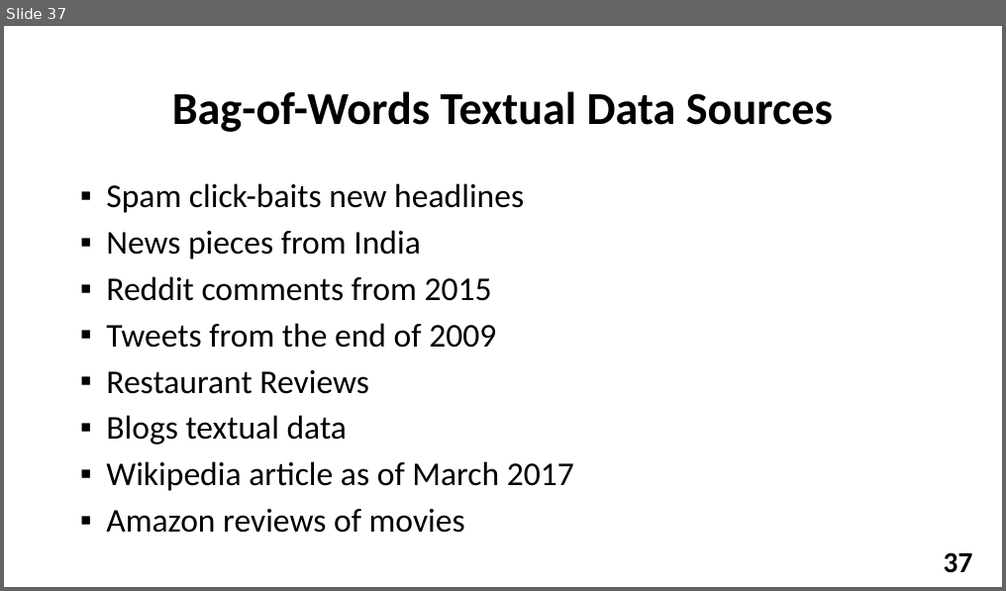
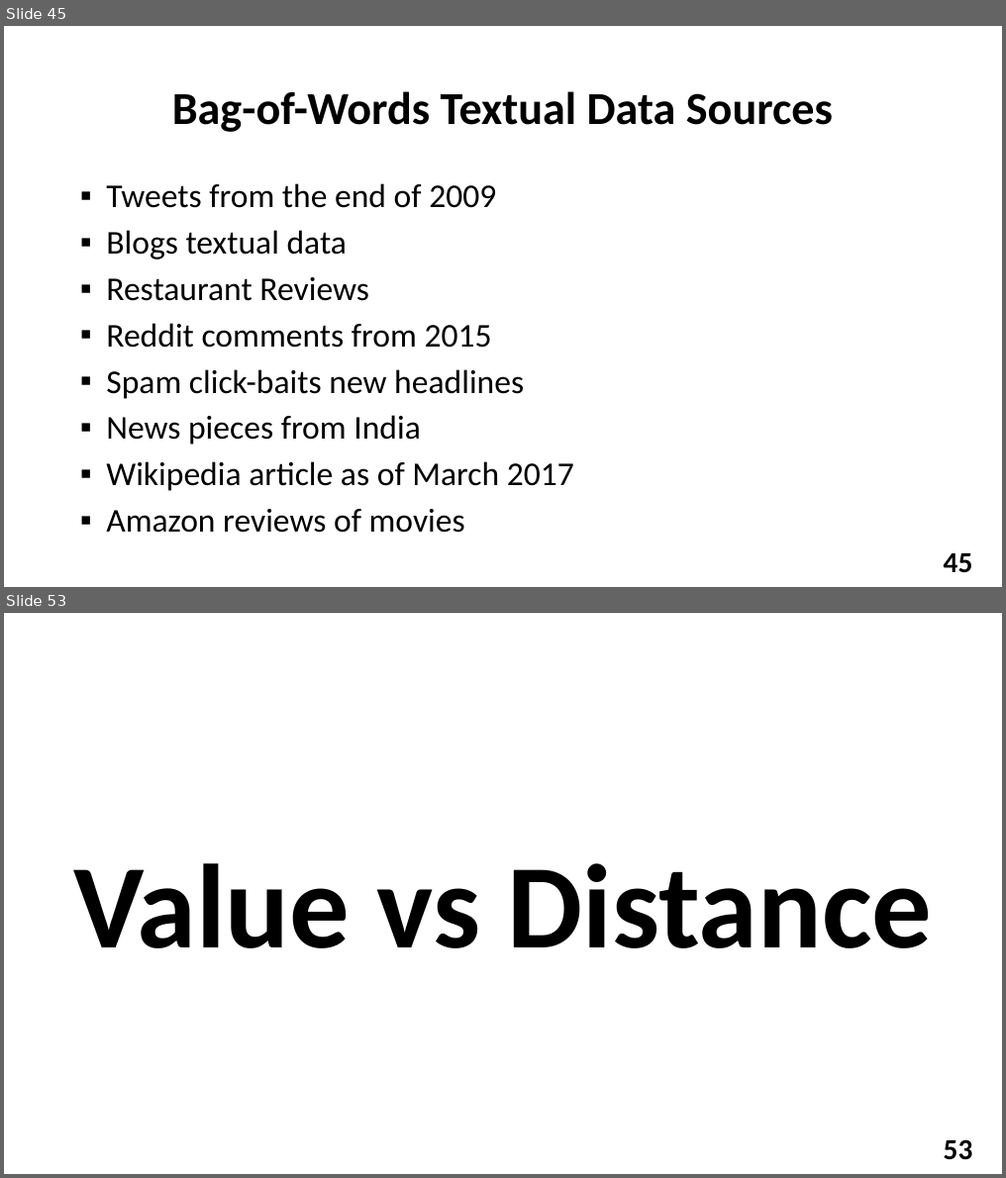
Before and after one commit to YuvalAlf/Distributed-Monitoring, a slide deck: What We Did So Far Dec 2018.pptx. Shown one above the other, each under a label of ours: slide 37 before the commit, slides 45 and 53 after it; the slides between them are not shown. The pictures are 1006x591 and 1006x1178 pixels, drawn with LibreOffice and Linux fonts; fonts in the diff are those of the drawing; background and template pictures are left out. Boxes give left, top, right and bottom in pixels: in the first picture for what was removed or moved away, otherwise in the second. Text is boxed around its words. In the diff, an @@ line names an element or a change of style, - is before the commit and + after.

```diff
--- a/What We Did So Far Dec 2018.pptx
+++ b/What We Did So Far Dec 2018.pptx
@@ slide 53 added at (x1=4, y1=613, x2=1002, y2=1174), background picture (left out); not listed: 1 template element that a slide beside it also shows @@
@@ title added at (x1=73, y1=863, x2=933, y2=949), 115 pt, text #000000, bold @@
+Value vs Distance
@@ what was slide 37 is now slide 45 @@
@@ slide 45 changed as well @@
@@ text at (x1=106, y1=183, x2=496, y2=348): paragraphs added @@
+▪ Tweets from the end of 2009
+▪ Blogs textual data
+▪ Restaurant Reviews
+▪ Reddit comments from 2015
@@ text at (x1=106, y1=276, x2=496, y2=445): paragraphs removed @@
-▪ Reddit comments from 2015
-▪ Tweets from the end of 2009
-▪ Restaurant Reviews
-▪ Blogs textual data
@@ page number at (x1=944, y1=554, x2=973, y2=572): text changed @@
-37
+45
```
Also in this commit, not shown: 3 other slides changed, 15 other slides added.
